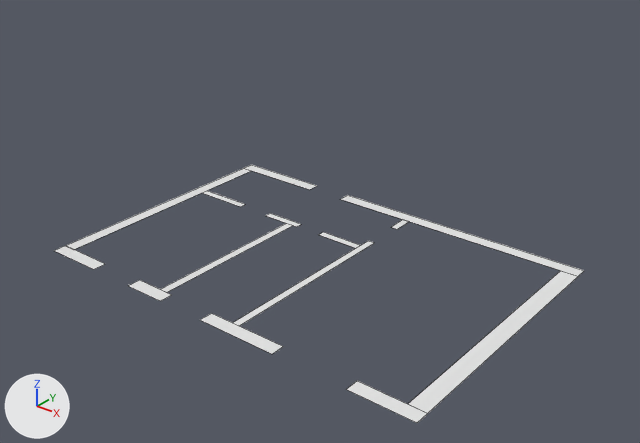
Two versions of the Blender file progetto_comp_graph.blend, one commit apart.
Both versions are drawn from a 50 mm lens placed at (10.19, -12.17, 8.71), pointed at (0.34, 0.15, 1.07). Arrows for +X, +Y and +Z are at lower left; the lights stay in place. Mesh edges are drawn as thin lines.

Names of what the first picture shows: 'Piano', 'Piano.001', 'Piano.002', 'Piano.003', 'Piano.004', 'Piano.005', 'Piano.006', 'Piano.007', 'Piano.008'.
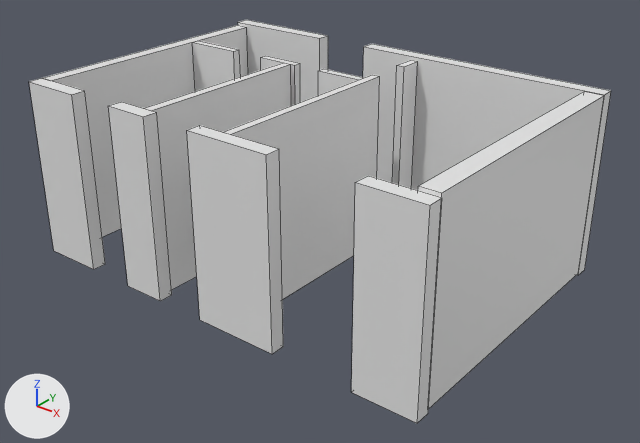
Pixel boxes (x1, y1, x2, y2) of what changed, in the pictures (640 x 443 px):
'Piano.008', reshaped (10% wider, 57% taller): before (66, 168, 578, 413); after (43, 25, 604, 409)
'Piano.003', reshaped, moved (11% wider, 477% taller): before (347, 381, 428, 423); after (352, 176, 442, 423)
'Piano.002', reshaped (17% wider, 448% taller): before (201, 313, 283, 354); after (187, 125, 283, 354)
'Cubo', added: after (363, 44, 611, 275)
'Piano', reshaped (51% wider, 700% taller): before (54, 246, 104, 269); after (29, 78, 105, 269)
'Piano.001', reshaped (49% wider, 809% taller): before (129, 280, 171, 301); after (109, 102, 172, 301)
'Cubo.001', added: after (238, 20, 328, 102)
'Piano.006', reshaped: before (203, 191, 245, 207); after (192, 40, 240, 91)
'Piano.005', no longer drawn: before (341, 195, 584, 276)
'Piano.007', reshaped: before (265, 213, 301, 227); after (261, 56, 300, 106)
'Piano.004', deleted: before (245, 165, 317, 190)
part 7 of me_piano_010, added: after (418, 92, 604, 409)
part 8 of me_piano_010, deleted: before (409, 271, 578, 413)
part 9 of me_piano_010, added: after (144, 60, 418, 300)
part 10 of me_piano_010, added: after (43, 25, 248, 237)

Edits to the bpy script that builds the scene:
```text
Change me_piano_001:
    where me_piano_001.from_pydata(...)  # 4 vertices, 1 face; spans x -1.05..7.71, y -1.11..0.89, z 0.0
    used by ob_piano; location = (-4.39, -2.55, 0.0); scale = (0.15, 0.15, 1.0)
    verts and faces of me_piano_001; kept vertices keep their numbers, new ones are numbered from 4
    me_piano_001 part 1
    add delete_faces([(0, 1, 3, 2)])
    add for new, old in zip([*range(4, 8)], [*range(0, 4)]): verts[new] = verts[old] + (0.0, 0.0, 3.68)
    add faces += [(0, 2, 3, 1), (4, 5, 7, 6), (1, 3, 7, 5), (0, 4, 6, 2), (2, 6, 7, 3), (0, 1, 5, 4)]
Change me_piano_002:
    where me_piano_002.from_pydata(...)  # 4 vertices, 1 face; spans x -28.52..-20.09, y -1.11..0.89, z 0.0
    used by ob_piano_001; location = (-4.39, -2.55, 0.0); scale = (-0.11, 0.15, 1.0)
    verts and faces of me_piano_002; kept vertices keep their numbers, new ones are numbered from 4
    me_piano_002 part 2
    add delete_faces([(0, 1, 3, 2)])
    add for new, old in zip([*range(4, 8)], [*range(0, 4)]): verts[new] = verts[old] + (0.0, 0.0, 3.68)
    add faces += [(0, 2, 3, 1), (4, 5, 7, 6), (2, 6, 7, 3), (0, 1, 5, 4), (1, 3, 7, 5), (0, 4, 6, 2)]
Change me_piano_004:
    where me_piano_004.from_pydata(...)  # 4 vertices, 1 face; spans x -1.05..10.68, y -1.11..0.89, z 0.0
    used by ob_piano_002; location = (-0.02, -2.55, 0.0); scale = (0.15, 0.15, 1.0)
    verts and faces of me_piano_004; kept vertices keep their numbers, new ones are numbered from 4
    me_piano_004 part 3
    add delete_faces([(0, 1, 3, 2)])
    add for new, old in zip([*range(4, 8)], [*range(0, 4)]): verts[new] = verts[old] + (0.0, 0.0, 3.68)
    add faces += [(0, 2, 3, 1), (4, 5, 7, 6), (2, 6, 7, 3), (0, 1, 5, 4), (1, 3, 7, 5), (0, 4, 6, 2)]
Change me_piano_005:
    where me_piano_005.from_pydata(...)  # 4 vertices, 1 face; spans x -32.51..-20.09, y -1.11..0.89, z 0.0
    used by ob_piano_003; location = (0.97, -2.55, 0.0); scale = (-0.11, 0.15, 1.0)
    verts and faces of me_piano_005; kept vertices keep their numbers, new ones are numbered from 4
    me_piano_005 part 11
    add delete_vertices([*range(0, 4)])  # with the faces that use them
    add verts[4] = (-28.65, -1.11, 0.0)  # pixel (417, 423)
    add verts[5] = (-28.65, 0.97, 0.0)  # pixel (428, 413)
    add verts[6] = (-28.65, -1.11, 3.68)  # pixel (430, 205)
    add verts[7] = (-28.65, 0.97, 3.68)  # pixel (442, 197)
    add for new, old in zip([*range(8, 12)], [*range(4, 8)]): verts[new] = verts[old] + (11.41, 0.0, 0.0)
    add faces += [(4, 8, 9, 5), (6, 7, 11, 10), (4, 5, 7, 6), (8, 10, 11, 9), (5, 9, 11, 7), (4, 6, 10, 8)]
Change me_piano_007:
    used by ob_piano_005; location = (-0.02, -2.55, 0.0); scale = (0.15, 0.15, 1.0)
    remove me_piano_007.from_pydata(...)  # 4 vertices, 1 face; spans x -9.5..30.4, y 37.9..40.0, z 0.0
    add me_piano_007.from_pydata(...)  # 0 vertices, 0 faces; spans empty
    me_piano_007 part 4: the whole mesh is rebuilt
Change me_piano_008:
    where me_piano_008.from_pydata(...)  # 4 vertices, 1 face; spans x -28.26..-19.81, y 25.95..27.17, z 0.0
    used by ob_piano_006; location = (-0.02, -2.55, 0.0); scale = (0.15, 0.15, 1.0)
    verts and faces of me_piano_008; kept vertices keep their numbers, new ones are numbered from 4
    me_piano_008 part 5
    add delete_faces([(0, 1, 3, 2)])
    add for new, old in zip([*range(4, 8)], [*range(0, 4)]): verts[new] = verts[old] + (0.0, 0.0, 3.68)
    add faces += [(0, 2, 3, 1), (4, 5, 7, 6), (1, 3, 7, 5), (0, 4, 6, 2), (2, 6, 7, 3), (0, 1, 5, 4)]
Change me_piano_009:
    where me_piano_009.from_pydata(...)  # 4 vertices, 1 face; spans x -14.64..-8.39, y 26.0..27.14, z 0.0
    used by ob_piano_007; location = (-0.02, -2.55, 0.0); scale = (0.15, 0.15, 1.0)
    verts and faces of me_piano_009; kept vertices keep their numbers, new ones are numbered from 4
    me_piano_009 part 6
    add delete_faces([(0, 1, 3, 2)])
    add for new, old in zip([*range(4, 8)], [*range(0, 4)]): verts[new] = verts[old] + (0.0, 0.0, 3.68)
    add verts[8] = (-8.39, 27.14, -0.04)
    add edges += [(3, 8)]
    add faces += [(0, 2, 3, 1), (4, 5, 7, 6), (1, 3, 7, 5), (0, 4, 6, 2), (2, 6, 7, 3), (0, 1, 5, 4)]
Change me_piano_010:
    used by ob_piano_008; location = (-0.02, -2.55, 0.0); scale = (0.15, 0.15, 1.0)
    remove me_piano_010.from_pydata(...)  # 24 vertices, 6 faces; spans x -30.2..30.5, y 0.8..38.0, z 0.0
    add me_piano_010.from_pydata(...)  # 48 vertices, 36 faces; spans x -30.2..30.4, y 0.8..38.0, z 0.0..3.7
    me_piano_010 part 7: a new loose piece, a box spanning x 27.9..30.4, y 0.9..38.0, z 0.1..3.7
    me_piano_010 part 8: the loose piece of 4 vertices spanning x 28.0..30.5, y 0.9..38.0, z 0.0 is deleted
    me_piano_010 part 9: 16 vertices added at x -10.4..3.7, y 0.9..38.0, z 3.7
    me_piano_010 part 10: 4 vertices added at x -30.2..-28.2, y 0.8..37.8, z 3.7
Change ob_piano_003:
    ob_piano_003.location: (0.97, -2.55, 0.0) -> (1.39, -2.56, 0.0)
Remove ob_piano_004:
    ob_piano_004 = bpy.data.objects.new('Piano.004', me_piano_006)
Add ob_cubo_001:
    ob_cubo_001 = bpy.data.objects.new('Cubo.001', me_cubo_001)  # a box spanning x -1.0..1.0, y -1.0..1.0, z -1.0..1.0
    ob_cubo_001.location = (-3.29, 3.27, 1.89)
    ob_cubo_001.scale = (1.25, 0.15, 1.88)
Add ob_cubo:
    ob_cubo = bpy.data.objects.new('Cubo', me_cubo_001.copy())
    ob_cubo.location = (1.84, 3.3, 1.89)
    ob_cubo.scale = (2.7, 0.15, 1.88)
```
